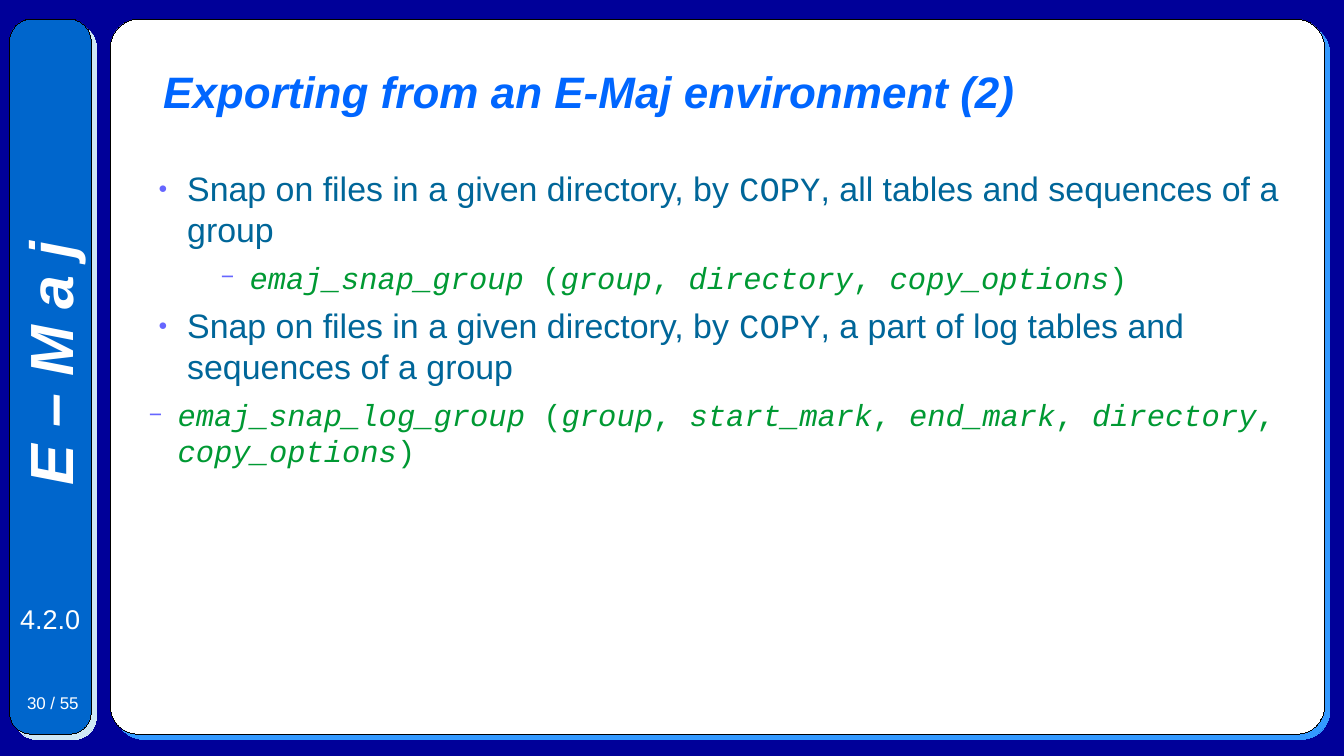
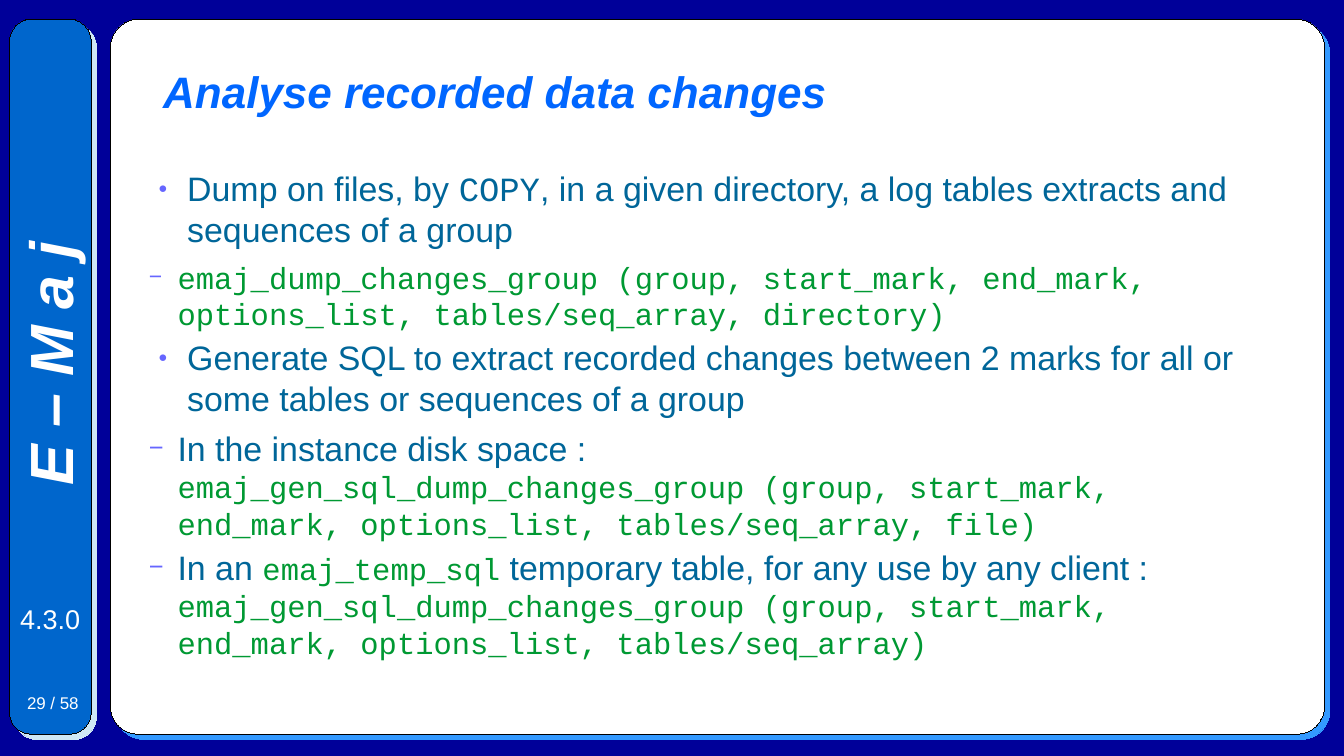
Before and after one commit to beaud76/emaj_doc, a slide deck: slide 29 of Emaj.devel_pres_en.odp (slide 30 before the commit). Drawn at 1344x756 pixels with LibreOffice and Linux fonts; fonts in the diff are those of the drawing. Boxes give left, top, right and bottom in pixels: in the first picture for what was removed or moved away, otherwise in the second. Text is boxed around its words. In the diff, an @@ line names an element or a change of style, - is before the commit and + after.

```diff
--- a/Emaj.devel_pres_en.odp
+++ b/Emaj.devel_pres_en.odp
@@ title at (163, 76, 826, 117): text changed @@
-Exporting from an E-Maj environment (2)
+Analyse recorded data changes
@@ text at (178, 176, 1233, 661): text changed; size 20 to 18 pt; font Arial to Courier New; text colour #006699 to #009933 @@
-● Snap on files in a given directory, by COPY, all tables and sequences of a group
-  − emaj_snap_group (group, directory, copy_options)
-● Snap on files in a given directory, by COPY, a part of log tables and sequences of a group
-  − emaj_snap_log_group (group, start_mark, end_mark, directory, copy_options)
+● Dump on files, by COPY, in a given directory, a log tables extracts and sequences of a group
+  − emaj_dump_changes_group (group, start_mark, end_mark, options_list, tables/seq_array, directory)
+● Generate SQL to extract recorded changes between 2 marks for all or some tables or sequences of a group
+  − In the instance disk space :
+    emaj_gen_sql_dump_changes_group (group, start_mark, end_mark, options_list, tables/seq_array, file)
+  − In an emaj_temp_sql temporary table, for any use by any client :
+    emaj_gen_sql_dump_changes_group (group, start_mark, end_mark, options_list, tables/seq_array)
@@ text at (20, 610, 80, 630): text changed @@
-4.2.0
+4.3.0
@@ page number at (27, 697, 79, 709): text changed @@
-30 / 55
+29 / 58
```
Also in this commit, not shown: 52 other slides changed, 3 slides added, 7 other files.
